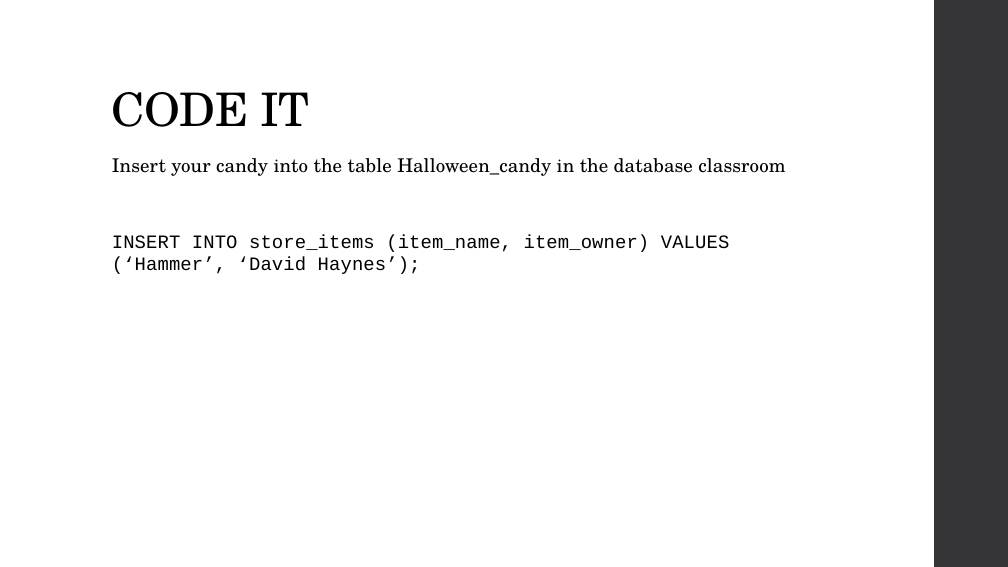
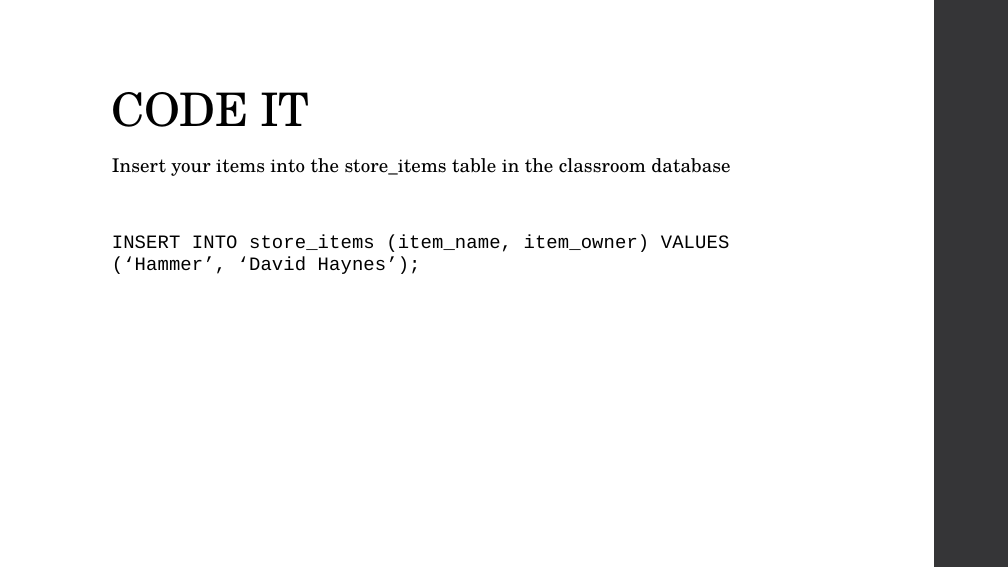
Before and after one commit to MGIS-UMN/GIS5577_week3, a slide deck: slide 15 of Database_Management.odp. Drawn at 1008x567 pixels with LibreOffice and Linux fonts; fonts in the diff are those of the drawing. Boxes give left, top, right and bottom in pixels: in the first picture for what was removed or moved away, otherwise in the second. Text is boxed around its words. In the diff, an @@ line names an element or a change of style, - is before the commit and + after.

Commit message:
Added additional slides for denomarlized tables

```diff
--- a/Database_Management.odp
+++ b/Database_Management.odp
@@ text at (112,158,730,176): text changed @@
-Insert your candy into the table Halloween_candy in the database classroom
+Insert your items into the store_items table in the classroom database
```
Also in this commit, not shown: 2 other slides changed.
